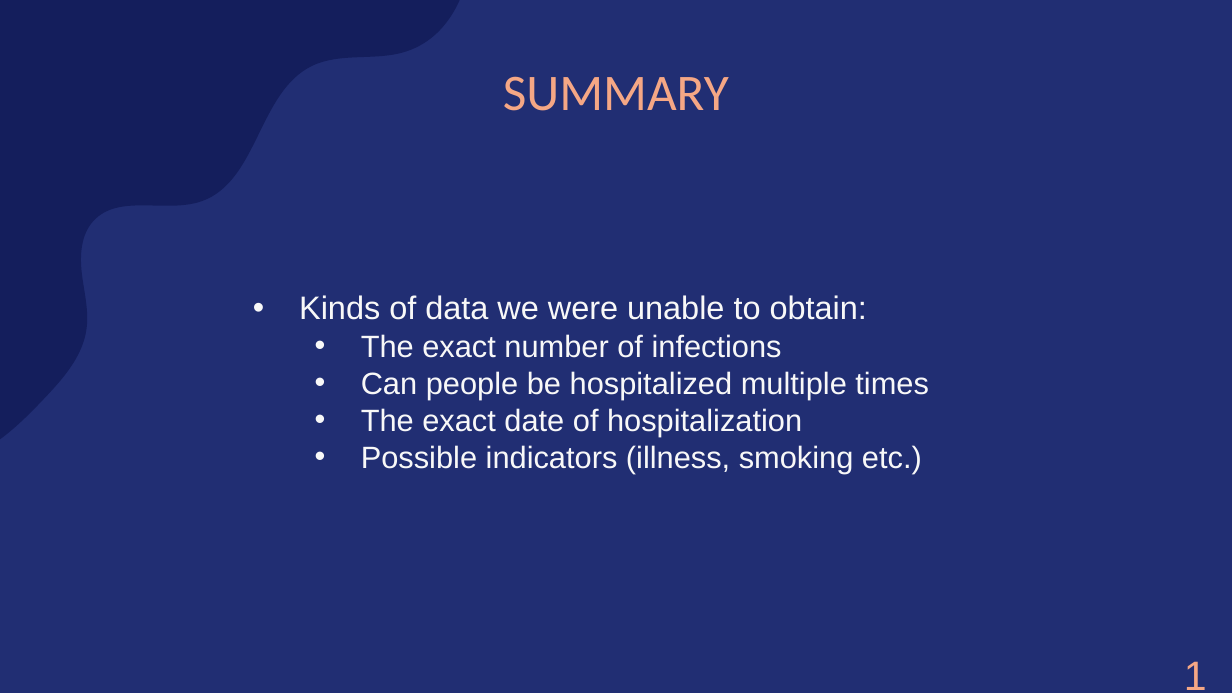
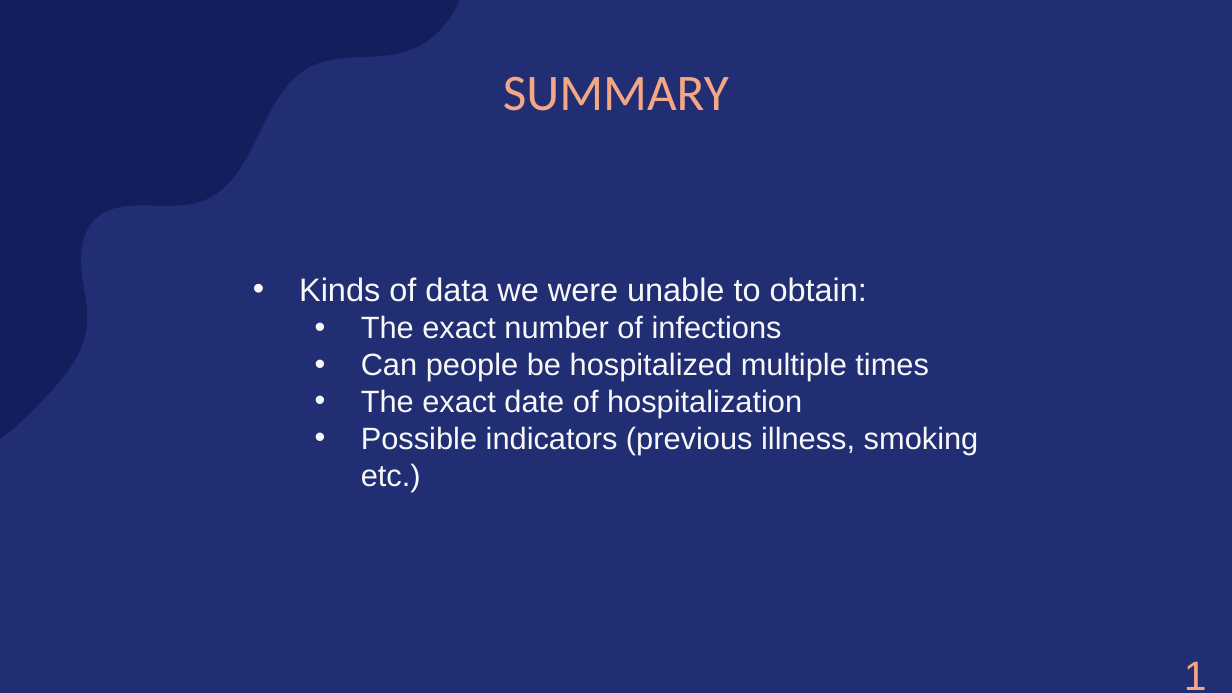
Before and after one commit to amarquard089/Covid19-Hospitalisierungsrate, a slide deck: slide 44 of Praesentation/COVID-19 Hospitalisierungsrate.pptx. Drawn at 1232x693 pixels with LibreOffice and Linux fonts; fonts in the diff are those of the drawing. Boxes give left, top, right and bottom in pixels: in the first picture for what was removed or moved away, otherwise in the second. Text is boxed around its words. In the diff, an @@ line names an element or a change of style, - is before the commit and + after.

```diff
--- a/Praesentation/COVID-19 Hospitalisierungsrate.pptx
+++ b/Praesentation/COVID-19 Hospitalisierungsrate.pptx
@@ text at bbox=[361, 426, 979, 492]: text changed @@
-    • Possible indicators (illness, smoking etc.)
+    • Possible indicators (previous illness, smoking etc.)
```
Also in this commit, not shown: 9 other slides changed, 9 slides added, 3 slides removed, 7 other files.
